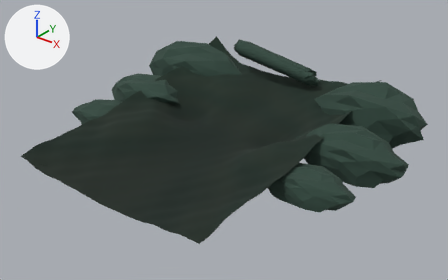
An edit to the glTF model urai-tier1/public/assets/urai/home-production/authored-v191/home-continuous-landscape-v191.glb, drawn before and after from the same camera.
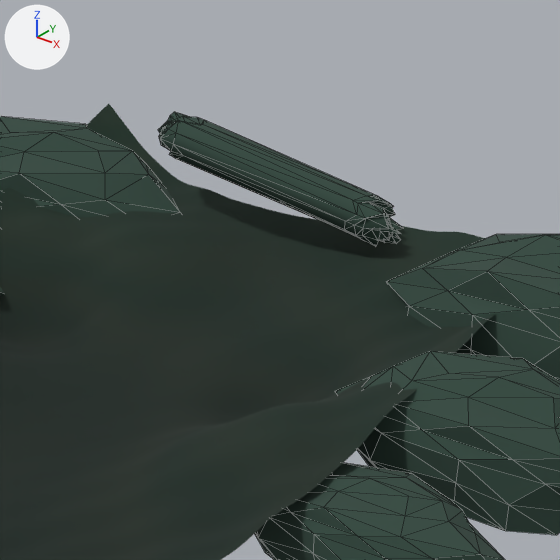
There are two pictures of each version: one whole from a camera (50 mm lens) standing at (30.1, -29.9, 22.3) and looking at (1.1, 6.3, -0.1), one close up on the part from 40% to 84% of the width and 0% to 70% of the height. Every picture has the same lights, and +X, +Y and +Z are marked at upper left. The older version's two pictures come first. The close-ups show mesh edges as thin lines. Where no turn or scale is listed for an object, it has been applied to the vertices.

In view in the first close-up: 'home-v191-continuous-authored-canyon', 'home-v193-deep-memory-overhang', 'home-v193-geological-shelf-3', 'home-v193-geological-shelf-4', 'home-v193-geological-shelf-5', 'home-v193-geological-shelf-6'.
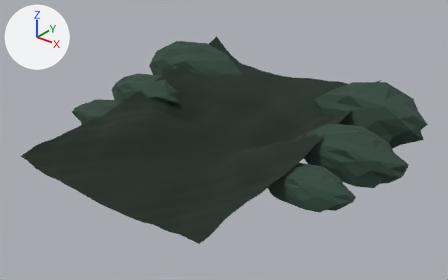
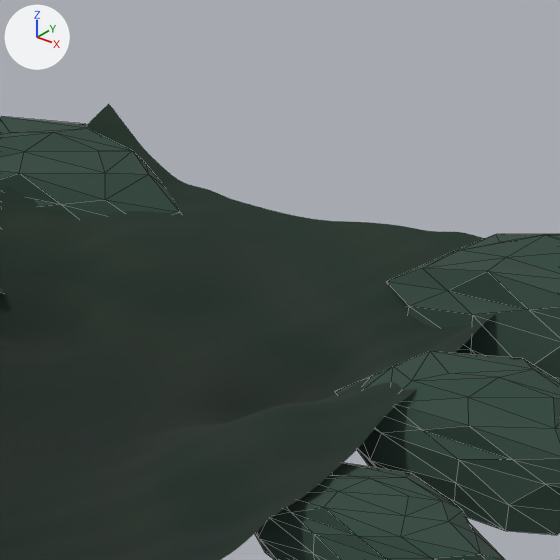
Commit message: art(home): replace rejected V195 silhouettes

Pixel boxes (x1, y1, x2, y2) of what changed, in the close-ups (560 x 560 px):
'home-v193-deep-memory-overhang', deleted: before (158, 112, 403, 247)

The change in detail:
Object 'home-v193-deep-memory-overhang' (ob_home_v193_deep_memory_overhang) is deleted.
